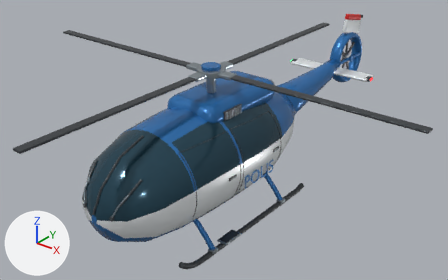
A saved change to the Blender file source_blender/Polishelikopter.blend.
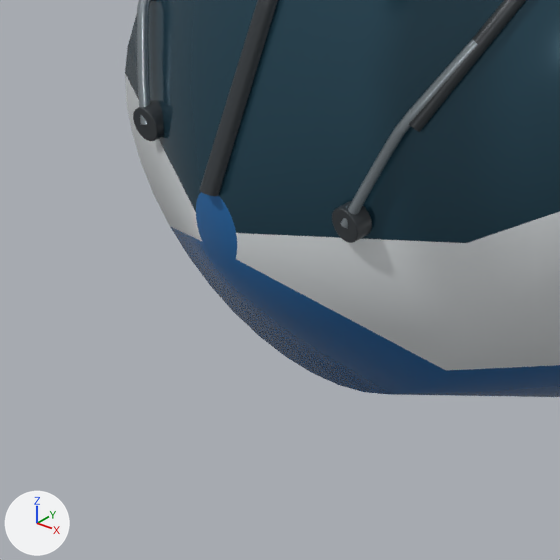
Old and new are each drawn whole from a camera (50 mm lens) standing at (7.4, -9.12, 7.3) and looking at (-0.17, 0.35, 1.43) and again close up on the part from 15% to 31% of the width and 68% to 94% of the height. The lights are fixed; the arrows at lower left show +X, +Y and +Z. The older version's two pictures come first.

Names of what the first close-up shows: 'Glazed passenger fuselage', 'Windscreen center mullion', 'Windscreen wiper arm', 'Windscreen wiper arm.001', 'Windscreen wiper blade.001', 'Windscreen wiper pivot', 'Windscreen wiper pivot.001'.
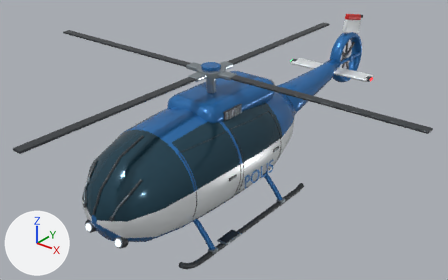
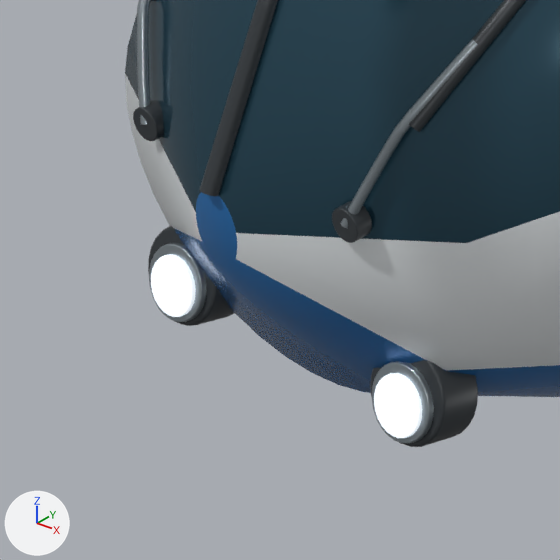
What the commit changed:
Material 'Landing lamp glass' (mat_landing_lamp_glass) is new.
Its base color is (0.86, 0.93, 1.0) (white #eff7ff).
Its metallic is 0.12.
Its roughness is 0.2.
Its emission color is (0.86, 0.93, 1.0) (white #eff7ff).
Its emission strength is 0.65.
Mesh me_cylinder_006_1 is new.
It has 144 vertices, 122 faces and spans x -0.075..0.075, y -0.075..0.075, z -0.009..0.009.
It uses material mat_landing_lamp_glass (white #eff7ff, glowing white #eff7ff).
Mesh me_cylinder_005_1 is new.
It has 144 vertices, 122 faces and spans x -0.095..0.095, y -0.095..0.095, z -0.018..0.018.
It uses material mat_rotor_hardware (grey #99a4aa).
Mesh me_cylinder_004_1 is new.
It has 144 vertices, 122 faces and spans x -0.122..0.122, y -0.122..0.122, z -0.058..0.058.
It uses material mat_graphite_composite (dark grey #353a3f).
Mesh me_cylinder_001_1 is new.
It has 144 vertices, 122 faces and spans x -0.095..0.095, y -0.095..0.095, z -0.018..0.018.
It uses material mat_rotor_hardware (grey #99a4aa).
Object 'Landing lamp lens.001' (ob_landing_lamp_lens_001) is new; it shows me_cylinder_006_1.
Its parent is ob_polishelikopter.
Its location is (0.39, -3.292, 0.99).
Its rotation in degrees is (74, 0, 0).
Object 'Landing lamp reflector.001' (ob_landing_lamp_reflector_001) is new; it shows me_cylinder_005_1.
Its parent is ob_polishelikopter.
Its location is (0.39, -3.272, 0.99).
Its rotation in degrees is (74, 0, 0).
Object 'Landing lamp housing.001' (ob_landing_lamp_housing_001) is new; it shows me_cylinder_004_1.
Its parent is ob_polishelikopter.
Its location is (0.39, -3.215, 0.99).
Its rotation in degrees is (74, 0, 0).
Object 'Landing lamp lens' (ob_landing_lamp_lens) is new; it shows a copy of me_cylinder_006_1.
Its parent is ob_polishelikopter.
Its location is (-0.39, -3.292, 0.99).
Its rotation in degrees is (74, 0, 0).
Object 'Landing lamp reflector' (ob_landing_lamp_reflector) is new; it shows me_cylinder_001_1.
Its parent is ob_polishelikopter.
Its location is (-0.39, -3.272, 0.99).
Its rotation in degrees is (74, 0, 0).
Object 'Landing lamp housing' (ob_landing_lamp_housing) is new; it shows a copy of me_cylinder_004_1.
Its parent is ob_polishelikopter.
Its location is (-0.39, -3.215, 0.99).
Its rotation in degrees is (74, 0, 0).

Boxes [x1, y1, x2, y2] around the edits, measured in the close-ups (560 x 560 px):
'Landing lamp housing.001', added
    after: [370, 360, 478, 447]
'Landing lamp lens.001', added
    after: [374, 373, 422, 438]
'Landing lamp lens', added
    after: [151, 254, 196, 317]
'Landing lamp reflector.001', added
    after: [372, 361, 434, 443]
'Landing lamp housing', added
    after: [148, 226, 234, 326]
'Landing lamp reflector', added
    after: [149, 243, 206, 322]
